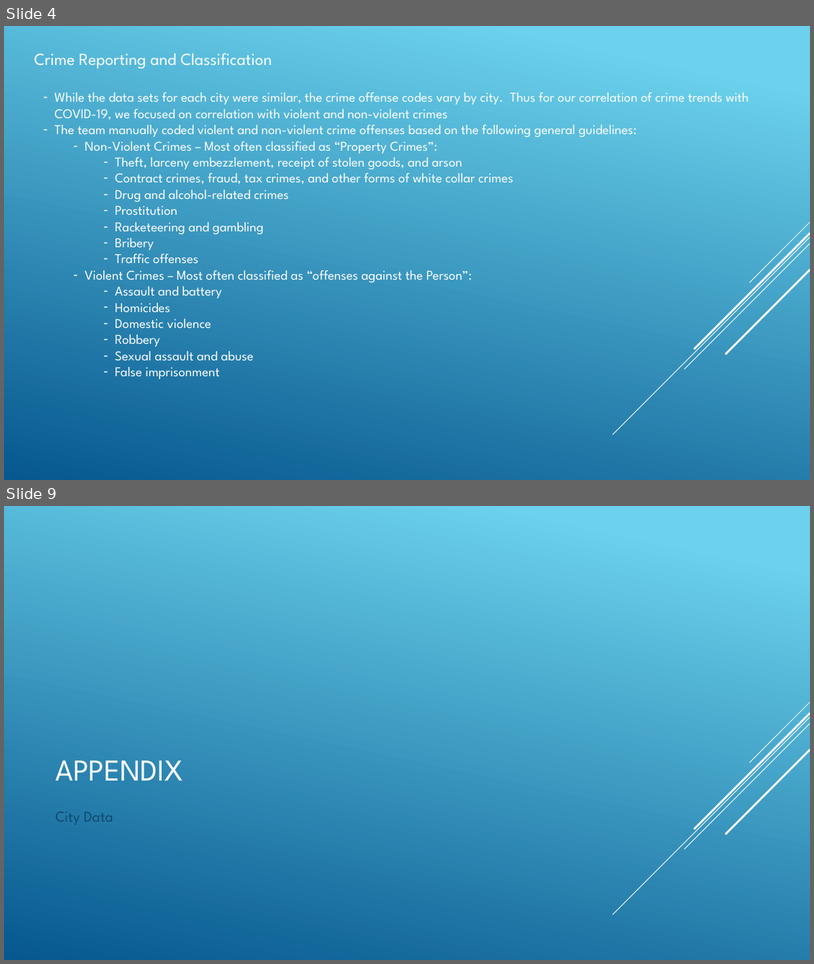
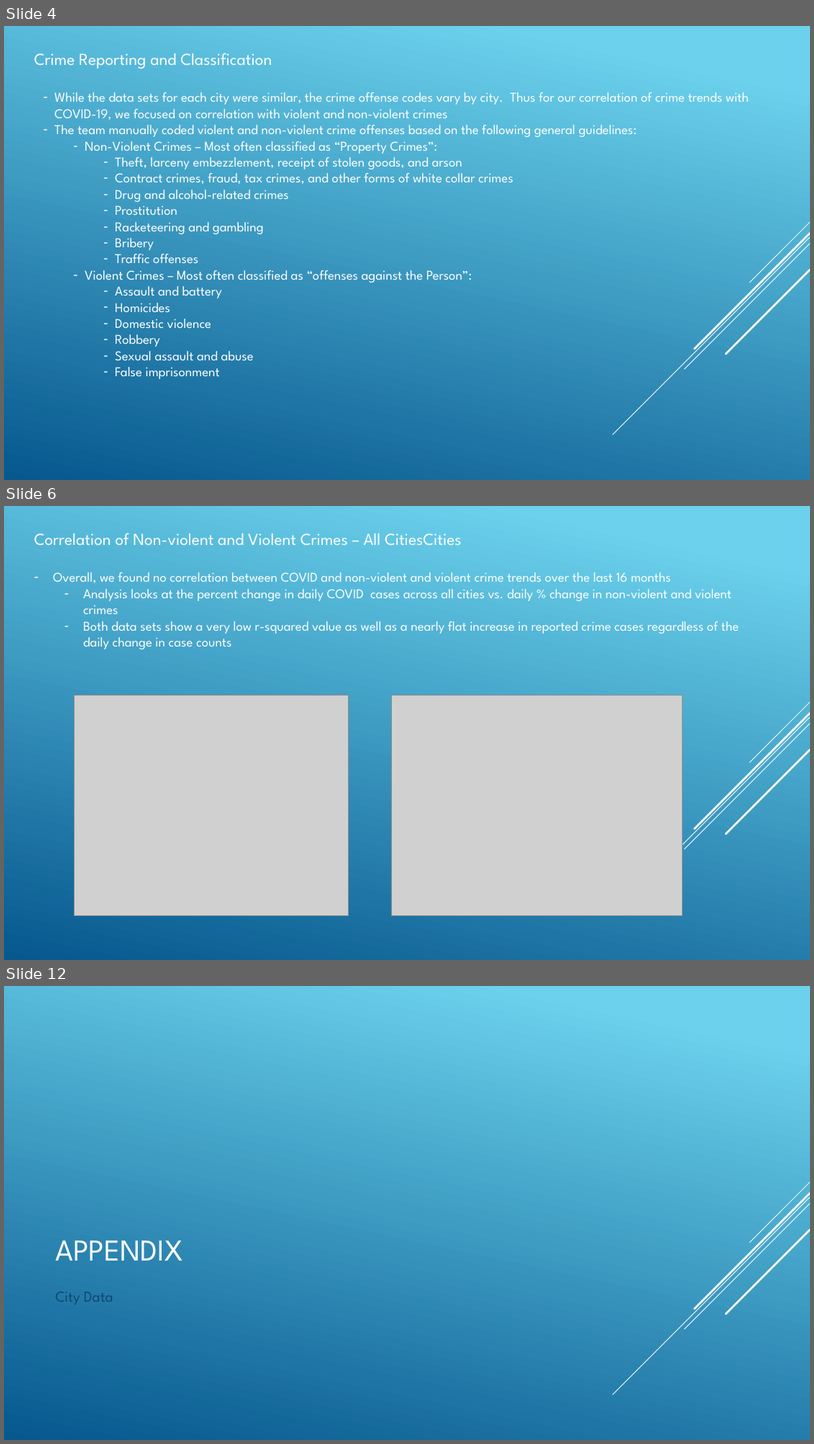
Before and after one commit to angelabanko/Project_1, a slide deck: Draft Presentation.pptx. Shown one above the other, each under a label of ours: slides 4 and 9 before the commit, slides 4, 6 and 12 after it; the slides between them are not shown. The pictures are 814x964 and 814x1444 pixels, drawn with LibreOffice and Linux fonts; fonts in the diff are those of the drawing; grey boxes stand for pictures. Boxes give left, top, right and bottom in pixels: in the first picture for what was removed or moved away, otherwise in the second. Text is boxed around its words. In the diff, an @@ line names an element or a change of style, - is before the commit and + after.

```diff
--- a/Draft Presentation.pptx
+++ b/Draft Presentation.pptx
@@ slide 6 added at bbox=[4, 506, 810, 960], background gradient #6ED2EB to #06588E; not listed: 5 template elements that a slide beside it also shows @@
@@ text added at bbox=[34, 533, 462, 546], 20 pt, text #FFFFFF @@
+Correlation of Non-violent and Violent Crimes – All CitiesCities
@@ text added at bbox=[53, 572, 739, 649], 16 pt, text #FFFFFF @@
+– Overall, we found no correlation between COVID and non-violent and violent crime trends over the last 16 months
+  – Analysis looks at the percent change in daily COVID cases across all cities vs. daily % change in non-violent and violent crimes
+  – Both data sets show a very low r-squared value as well as a nearly flat increase in reported crime cases regardless of the daily change in case counts
@@ picture added at bbox=[74, 695, 349, 916] @@
@@ picture added at bbox=[392, 695, 683, 916] @@
@@ what was slide 9 is now slide 12 @@
```
Also in this commit, not shown: 2 slides changed, 10 other slides added, 3 slides removed, 15 other files.
